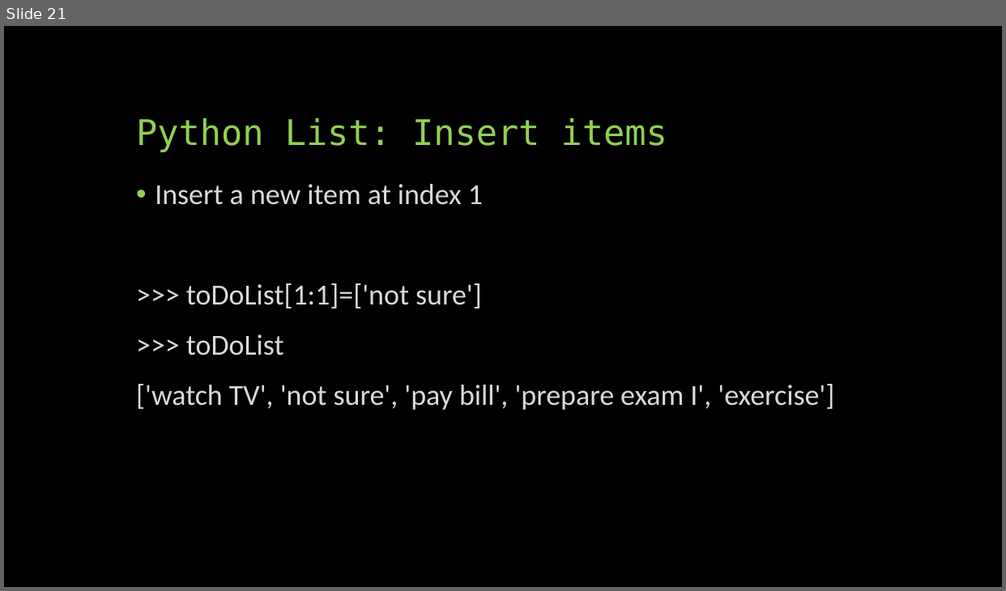
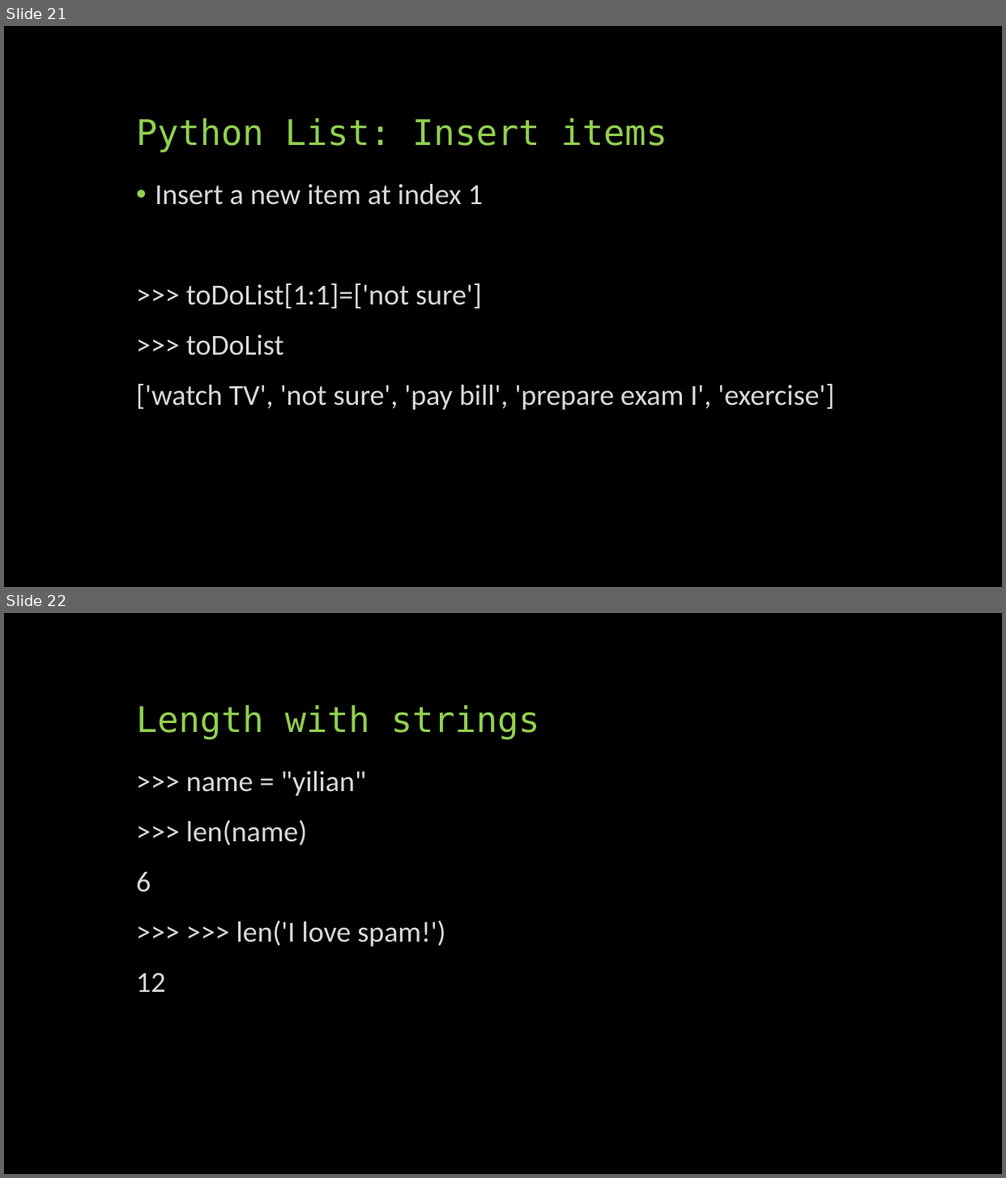
Before and after one commit to yilianz/CSCI125, a slide deck: LectureNotes/PythonBasic.pptx. Shown one above the other, each under a label of ours: slide 21 before the commit, slides 21 and 22 after it. The pictures are 1006x591 and 1006x1178 pixels, drawn with LibreOffice and Linux fonts; fonts in the diff are those of the drawing. Boxes give left, top, right and bottom in pixels: in the first picture for what was removed or moved away, otherwise in the second. Text is boxed around its words. In the diff, an @@ line names an element or a change of style, - is before the commit and + after.

```diff
--- a/LectureNotes/PythonBasic.pptx
+++ b/LectureNotes/PythonBasic.pptx
@@ slide 22 added at [4, 613, 1002, 1174], background #000000 @@
@@ title added at [136, 705, 540, 740], 34 pt, text #92D050 @@
+Length with strings
@@ text added at [136, 771, 445, 992], 28 pt, text #D9D9D9 @@
+>>> name = "yilian"
+>>> len(name)
+6
+>>> >>> len('I love spam!')
+12
```
Also in this commit, not shown: 3 other slides added, 3 other files.
